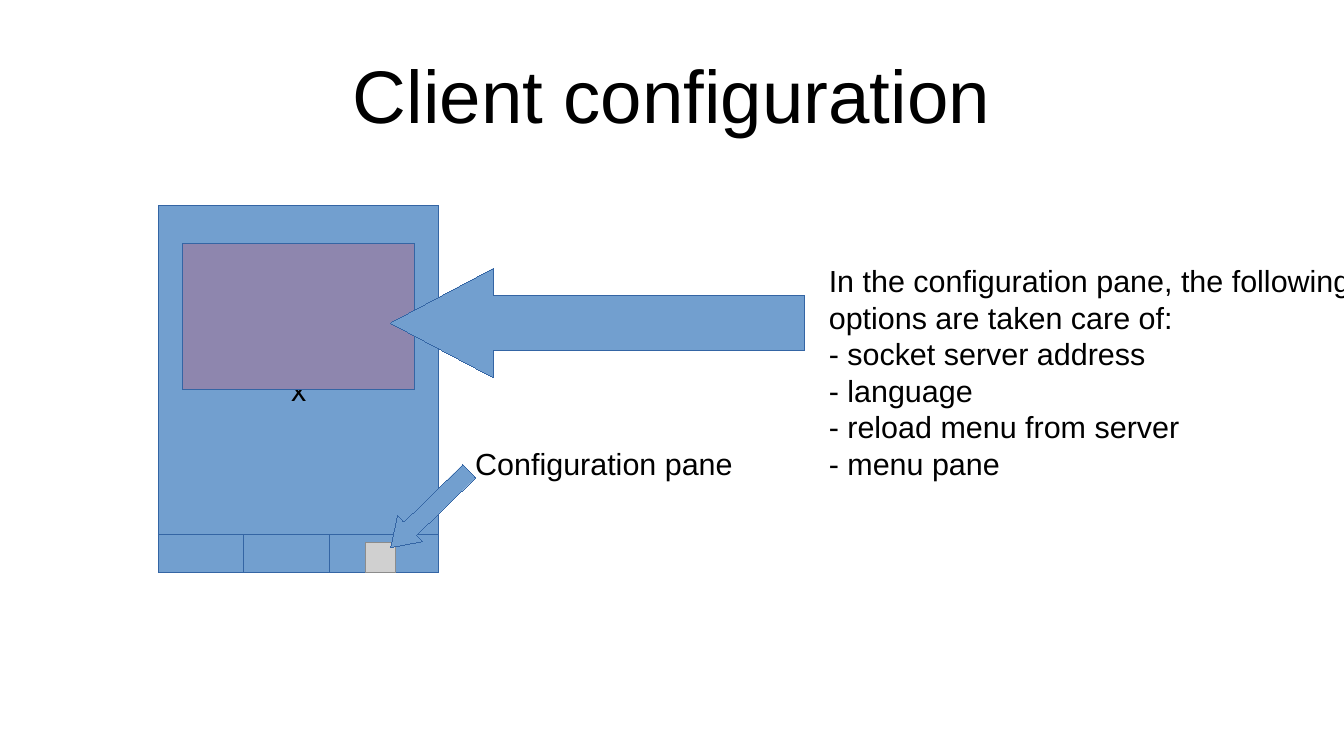
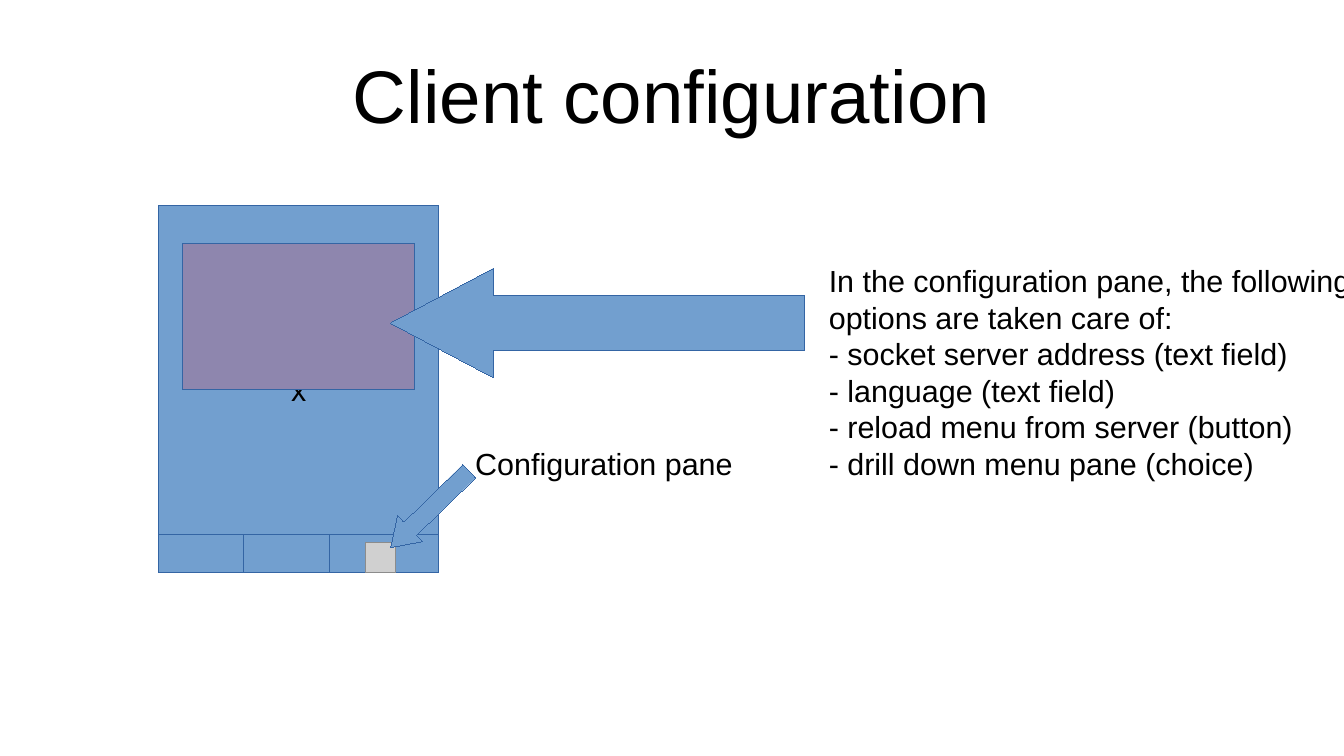
Before and after one commit to GregorGT/GastroManager, a slide deck: slide 3 of Documentation/sockets_android_specifications.odp. Drawn at 1344x756 pixels with LibreOffice and Linux fonts; fonts in the diff are those of the drawing; grey boxes stand for pictures. Boxes give left, top, right and bottom in pixels: in the first picture for what was removed or moved away, otherwise in the second. Text is boxed around its words. In the diff, an @@ line names an element or a change of style, - is before the commit and + after.

Commit message:
updating Android specs

```diff
--- a/Documentation/sockets_android_specifications.odp
+++ b/Documentation/sockets_android_specifications.odp
@@ text at <box>847,343,1293,481</box>: text changed @@
-- socket server address
-- language
-- reload menu from server
-- menu pane
+- socket server address (text field)
+- language (text field)
+- reload menu from server (button)
+- drill down menu pane (choice)
```
